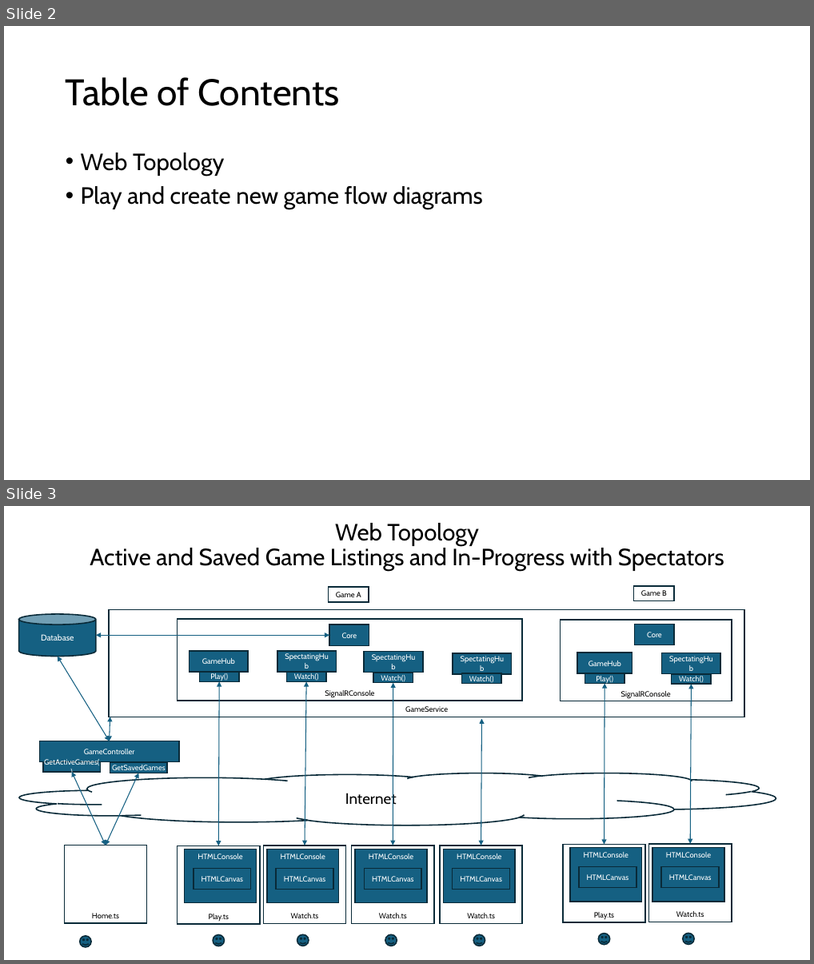
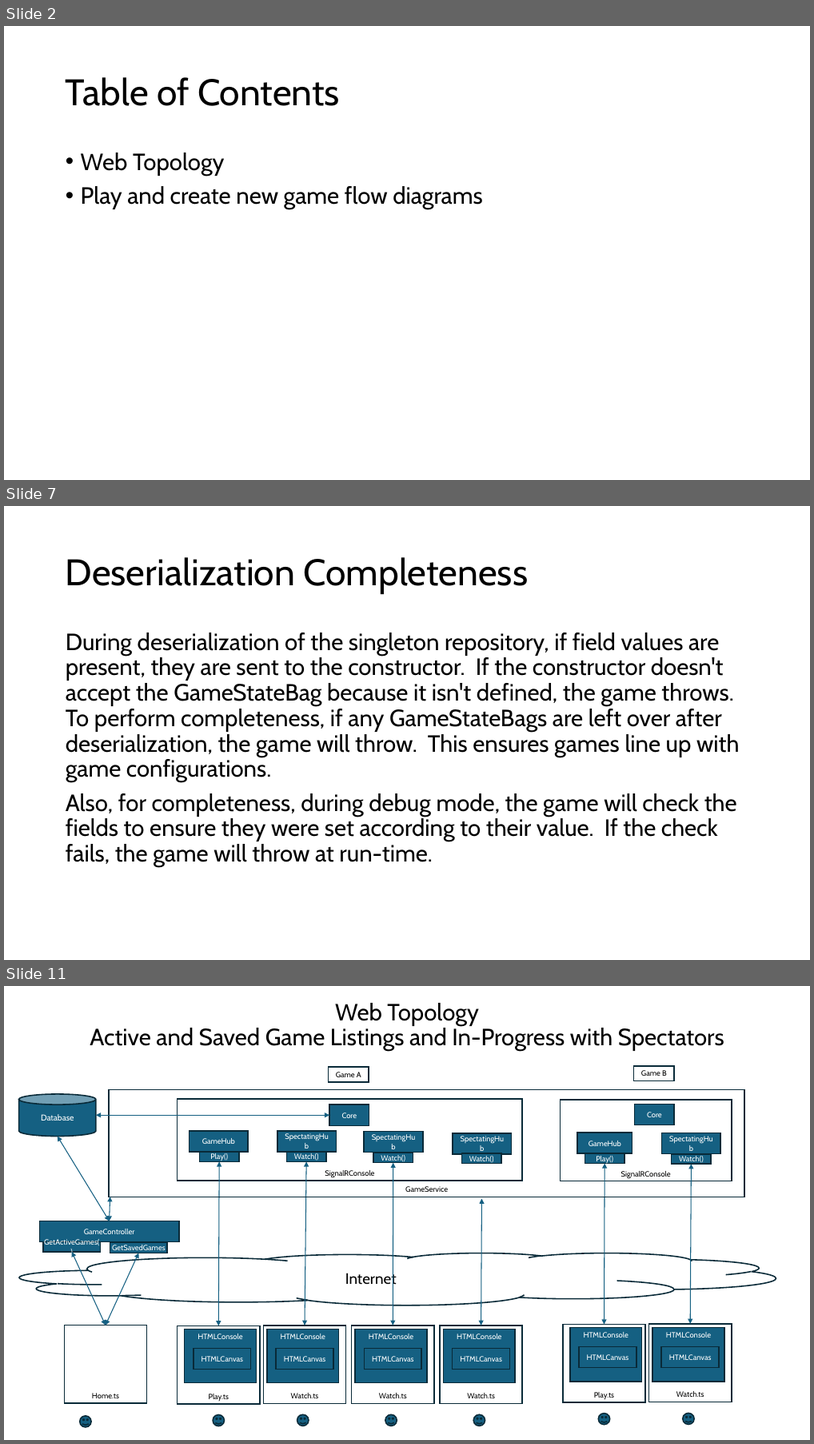
Before and after one commit to marcjohnston/AngbandOS, a slide deck: Documents/Object Property Design and Binding.pptx. Shown one above the other, each under a label of ours: slides 2 and 3 before the commit, slides 2, 7 and 11 after it; the slides between them are not shown. The pictures are 814x964 and 814x1444 pixels, drawn with LibreOffice and Linux fonts; fonts in the diff are those of the drawing. Boxes give left, top, right and bottom in pixels: in the first picture for what was removed or moved away, otherwise in the second. Text is boxed around its words. In the diff, an @@ line names an element or a change of style, - is before the commit and + after.

```diff
--- a/Documents/Object Property Design and Binding.pptx
+++ b/Documents/Object Property Design and Binding.pptx
@@ slide 7 added at (4, 506, 810, 960), background #FFFFFF @@
@@ title added at (66, 557, 529, 594), 44 pt, text #000000 @@
+Deserialization Completeness
@@ text added at (66, 632, 739, 867), 28 pt, text #000000 @@
+During deserialization of the singleton repository, if field values are present, they are sent to the constructor. If the constructor doesn't accept the GameStateBag because it isn't defined, the game throws. To perform completeness, if any GameStateBags are left over after deserialization, the game will throw. This ensures games line up with game configurations.
+Also, for completeness, during debug mode, the game will check the fields to ensure they were set according to their value. If the check fails, the game will throw at run-time.
@@ what was slide 3 is now slide 11 @@
```
Also in this commit, not shown: 7 other slides added, 1 other file.
